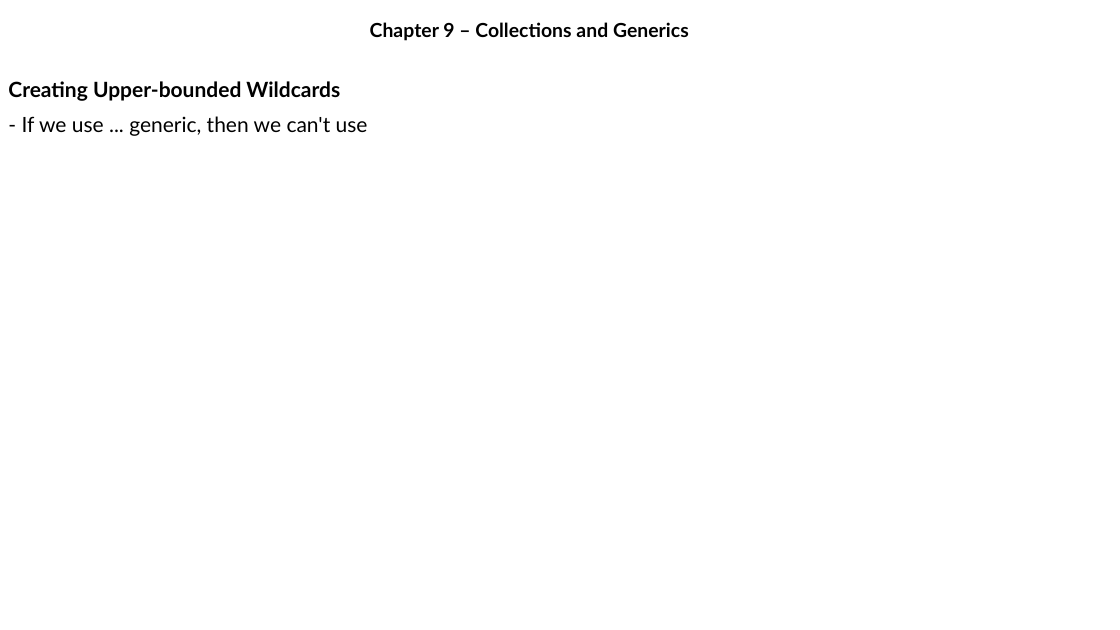
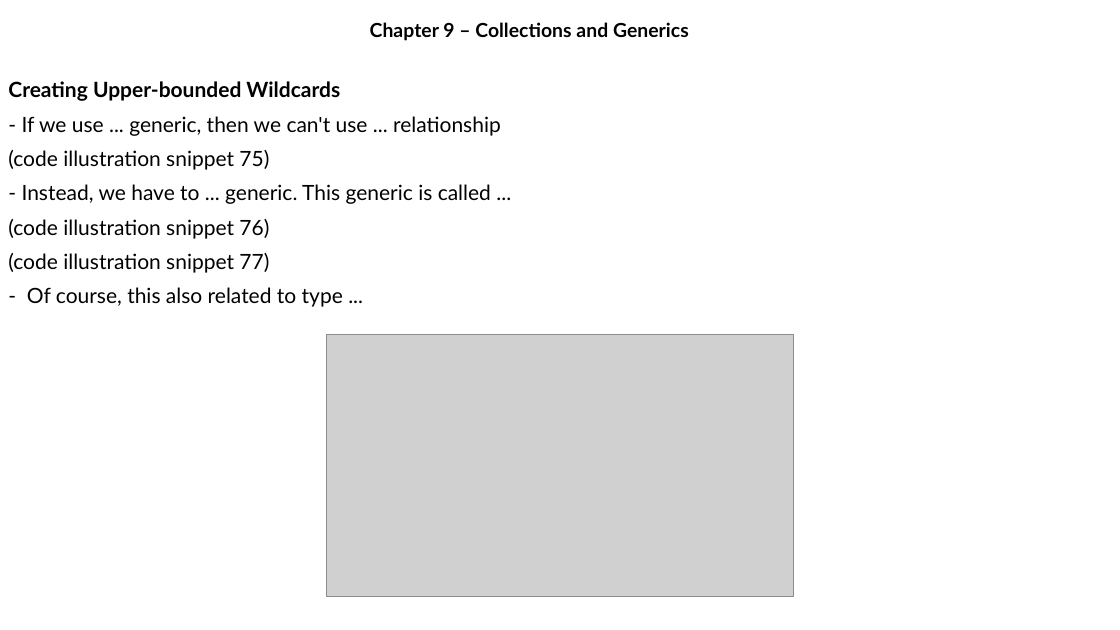
Before and after one commit to MaiDinhVinh/CS-Java, a slide deck: slide 42 of OCP17/Chapter 9 - Collections and Generics.pptx. Drawn at 1120x630 pixels with LibreOffice and Linux fonts; fonts in the diff are those of the drawing; grey boxes stand for pictures. Boxes give left, top, right and bottom in pixels: in the first picture for what was removed or moved away, otherwise in the second. Text is boxed around its words. In the diff, an @@ line names an element or a change of style, - is before the commit and + after.

```diff
--- a/OCP17/Chapter 9 - Collections and Generics.pptx
+++ b/OCP17/Chapter 9 - Collections and Generics.pptx
@@ text at [8,116,501,307]: text changed @@
-- If we use ... generic, then we can't use
+- If we use ... generic, then we can't use ... relationship
+(code illustration snippet 75)
+- Instead, we have to ... generic. This generic is called ...
+(code illustration snippet 76)
+(code illustration snippet 77)
+- Of course, this also related to type ...
@@ picture added at [327,334,794,596] @@
```
Also in this commit, not shown: 4 slides added.
